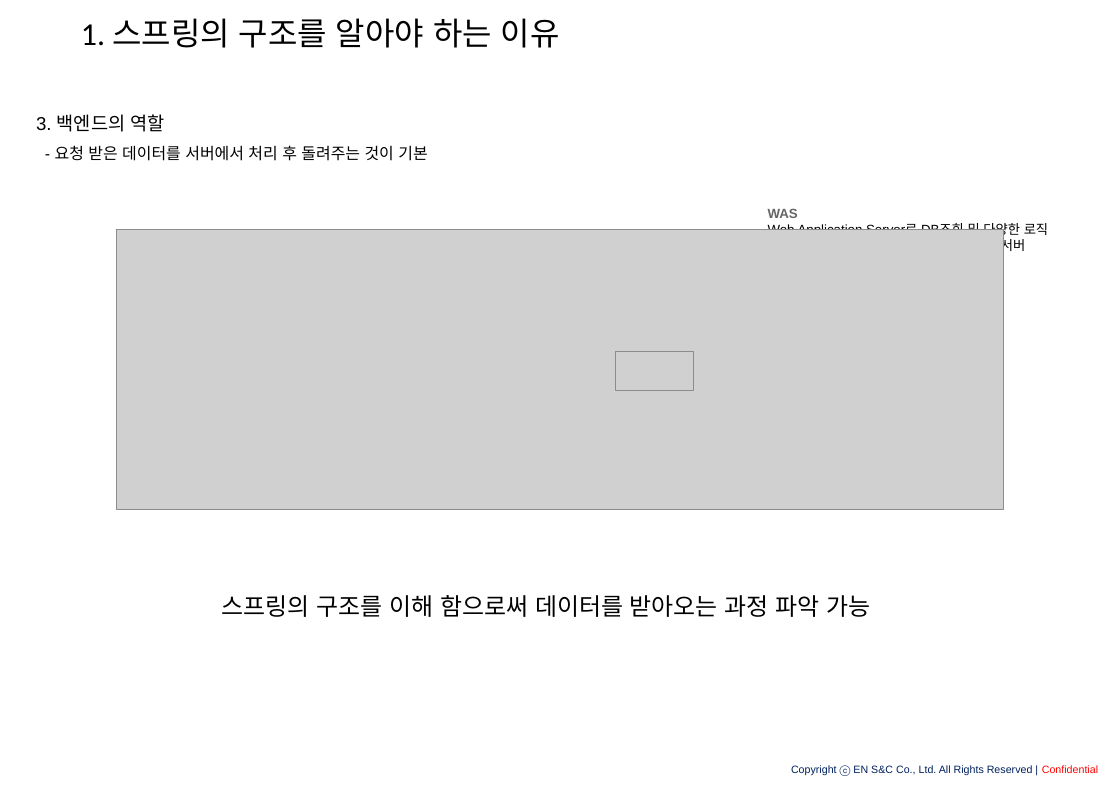
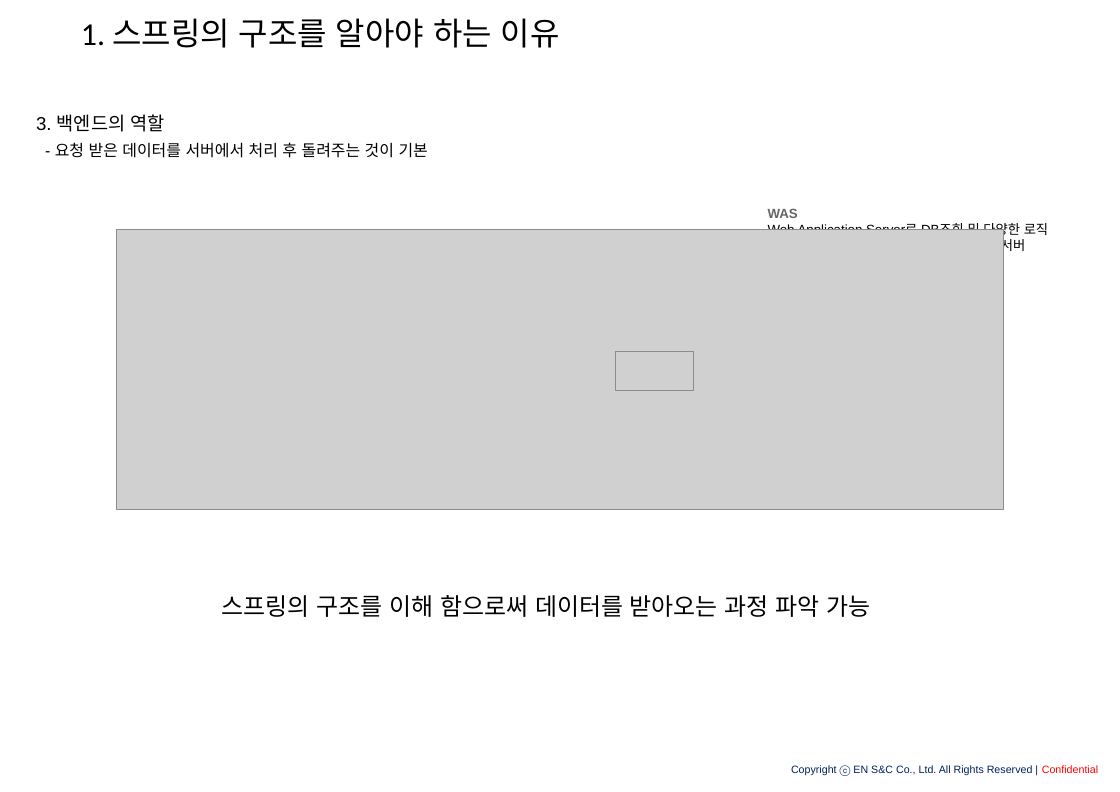
Before and after one commit to eongss/testproject, a slide deck: slide 5 of 스프링의 구조.pptx. Drawn at 1120x792 pixels with LibreOffice and Linux fonts; fonts in the diff are those of the drawing; grey boxes stand for pictures; background and template pictures are left out. Boxes give left, top, right and bottom in pixels: in the first picture for what was removed or moved away, otherwise in the second. Text is boxed around its words. In the diff, an @@ line names an element or a change of style, - is before the commit and + after.

```diff
--- a/스프링의 구조.pptx
+++ b/스프링의 구조.pptx
@@ text at [55, 145, 427, 161]: paragraph removed @@
-- 요청 받은 데이터를 서버에서 처리 후 돌려주는 것이 기본
@@ text added at [55, 142, 428, 158], 12 pt, text #000000 @@
+- 요청 받은 데이터를 서버에서 처리 후 돌려주는 것이 기본
```
Also in this commit, not shown: 2 other slides changed.
